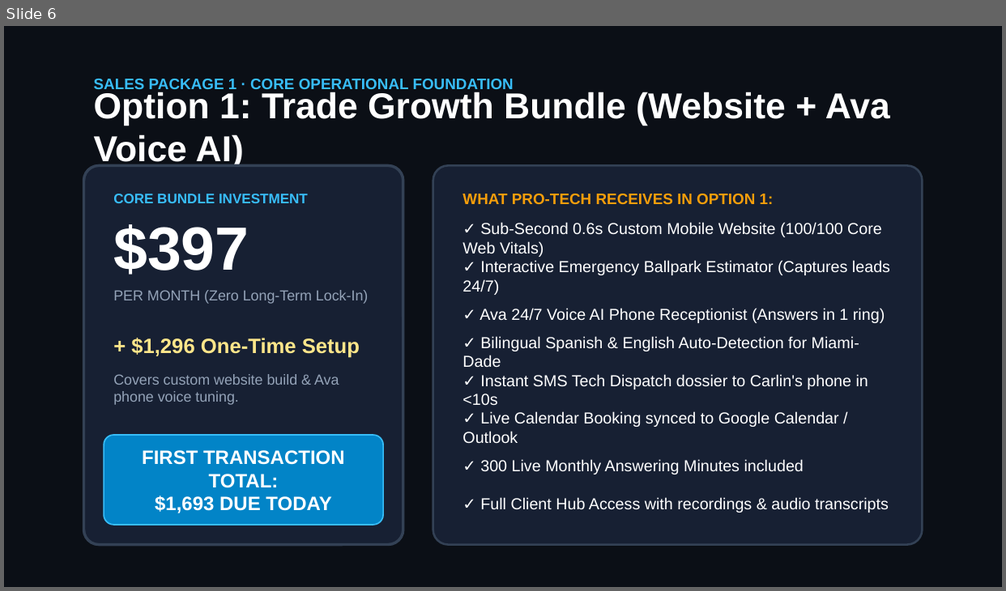
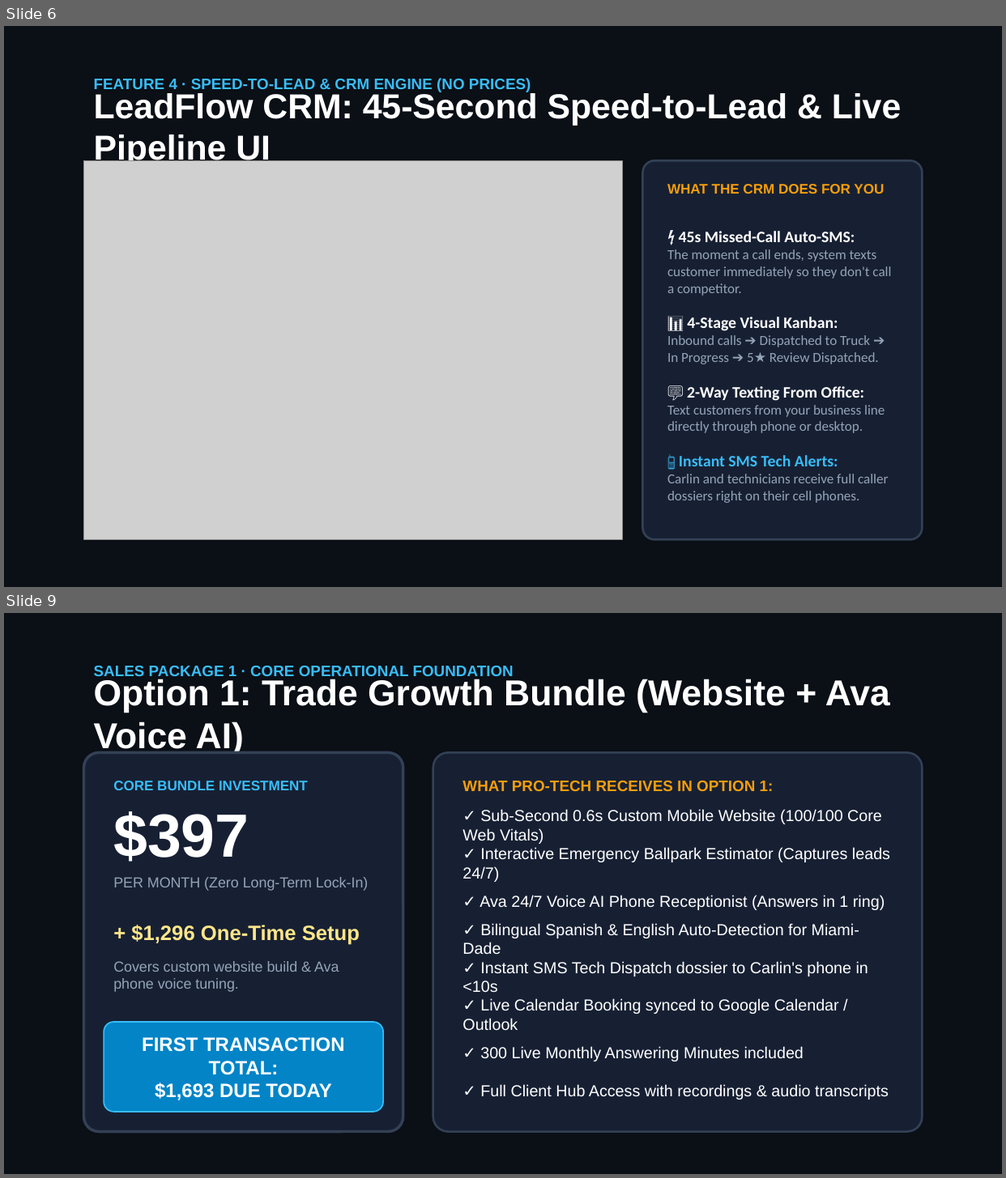
Before and after one commit to hluke2057-hub/Vantorxsolutions, a slide deck: website/demo/PRO-TECH_AIR_SERVICES_PROPOSAL.pptx. Shown one above the other, each under a label of ours: slide 6 before the commit, slides 6 and 9 after it; the slides between them are not shown. The pictures are 1006x591 and 1006x1178 pixels, drawn with LibreOffice and Linux fonts; fonts in the diff are those of the drawing; grey boxes stand for pictures. Boxes give left, top, right and bottom in pixels: in the first picture for what was removed or moved away, otherwise in the second. Text is boxed around its words. In the diff, an @@ line names an element or a change of style, - is before the commit and + after.

Commit message:
feat(presentation): 12-slide overhaul with zero prices on feature slides, rich infographics for Website, Ava, CRM UI mockup, AEO, Review Accelerator, and tailored sales packages

```diff
--- a/website/demo/PRO-TECH_AIR_SERVICES_PROPOSAL.pptx
+++ b/website/demo/PRO-TECH_AIR_SERVICES_PROPOSAL.pptx
@@ slide 6 added at [4,26,1002,587], background #0B0F16 @@
@@ text added at [94,78,530,92], 11 pt, text #38BDF8, bold @@
+FEATURE 4 · SPEED-TO-LEAD & CRM ENGINE (NO PRICES)
@@ text added at [94,91,901,167], 25 pt, text #FFFFFF, bold @@
+LeadFlow CRM: 45-Second Speed-to-Lead & Live Pipeline UI
@@ picture added at [84,160,623,540] @@
@@ rounded rectangle added at [642,160,922,540], fill #172033, outline #334155 1.5 pt @@
@@ text added at [667,184,884,194], 10 pt, text #F59E0B, bold @@
+WHAT THE CRM DOES FOR YOU
@@ text added at [667,231,891,503], 10 pt, text #94A3B8 @@
+⚡ 45s Missed-Call Auto-SMS:
+The moment a call ends, system texts customer immediately so they don't call a competitor.
+📊 4-Stage Visual Kanban:
+Inbound calls ➔ Dispatched to Truck ➔ In Progress ➔ 5★ Review Dispatched.
+💬 2-Way Texting From Office:
+Text customers from your business line directly through phone or desktop.
+📱 Instant SMS Tech Alerts:
+Carlin and technicians receive full caller dossiers right on their cell phones.
@@ what was slide 6 is now slide 9 @@
```
Also in this commit, not shown: 6 slides changed, 2 other slides added, 11 other files.
